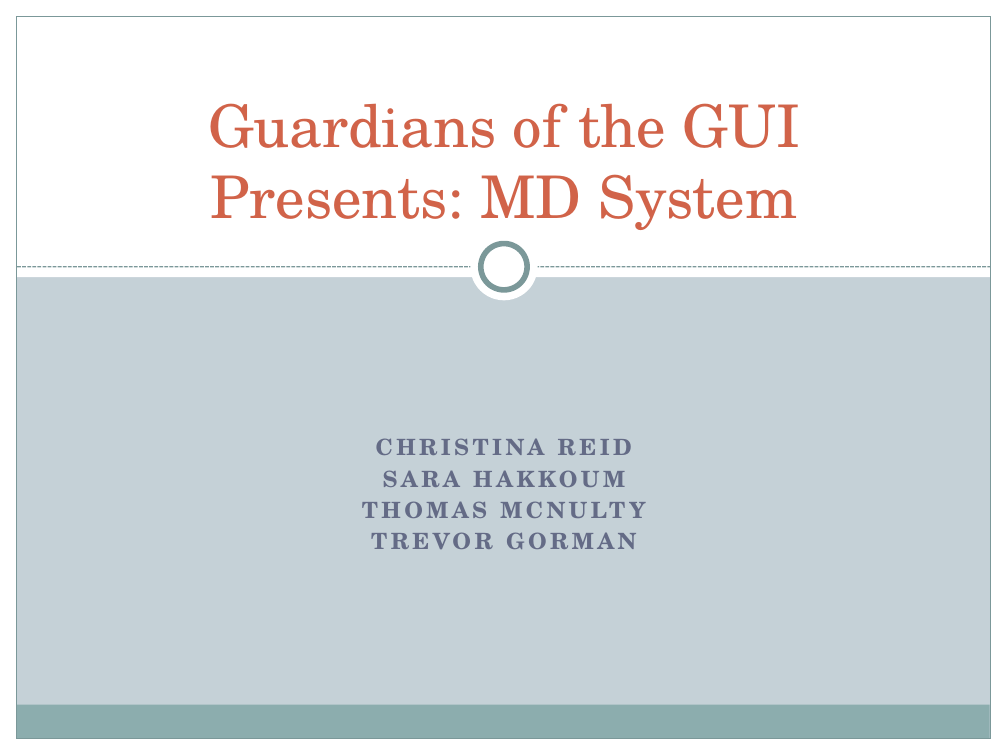
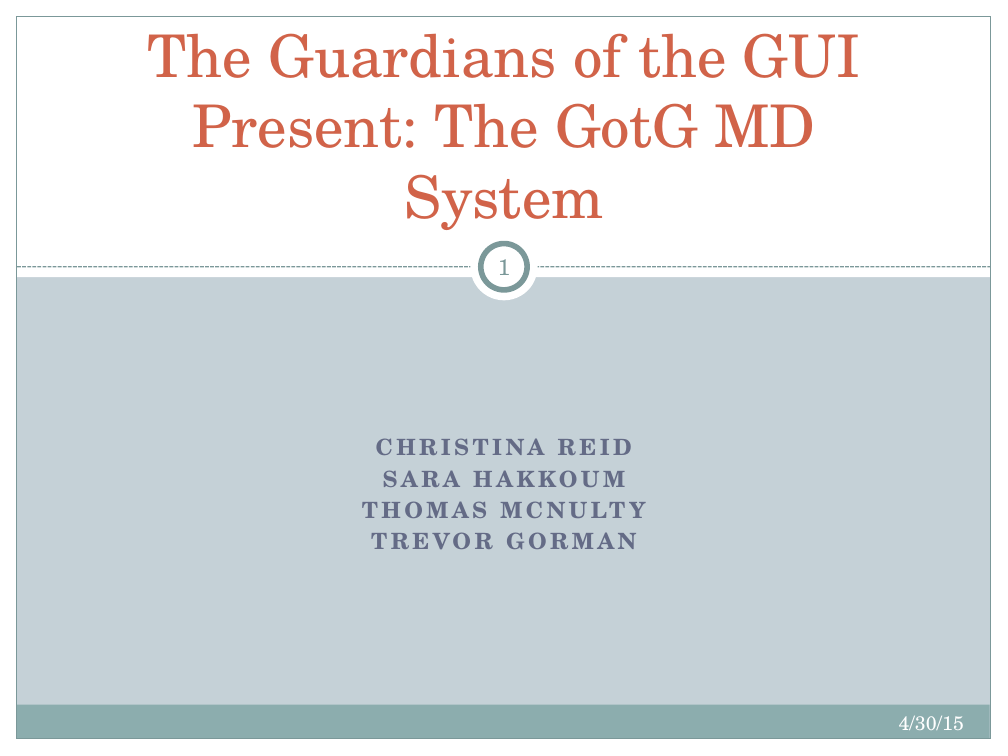
Before and after one commit to tmcnulty14/guardians-md, a slide deck: slide 1 of Guardians of the GUI MD System Presentation.pptx. Drawn at 1008x756 pixels with LibreOffice and Linux fonts; fonts in the diff are those of the drawing. Boxes give left, top, right and bottom in pixels: in the first picture for what was removed or moved away, otherwise in the second. Text is boxed around its words. In the diff, an @@ line names an element or a change of style, - is before the commit and + after.

```diff
--- a/Guardians of the GUI MD System Presentation.pptx
+++ b/Guardians of the GUI MD System Presentation.pptx
@@ title at (148, 33, 861, 230): text changed @@
-Guardians of the GUI
-Presents: MD System
+The Guardians of the GUI Present: The GotG MD System
@@ page number added at (498, 259, 510, 275), 16 pt, text #7C999A @@
+1
@@ text added at (899, 715, 964, 730), 14 pt, text #FFFFFF @@
+4/30/15
```
Also in this commit, not shown: 7 other slides changed, 19 slides added, 1 other file.
